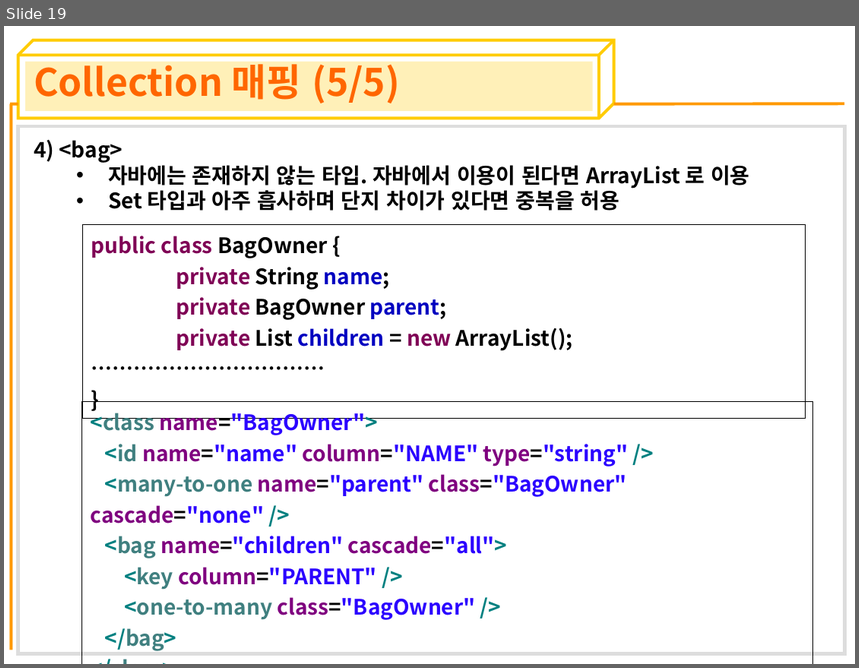
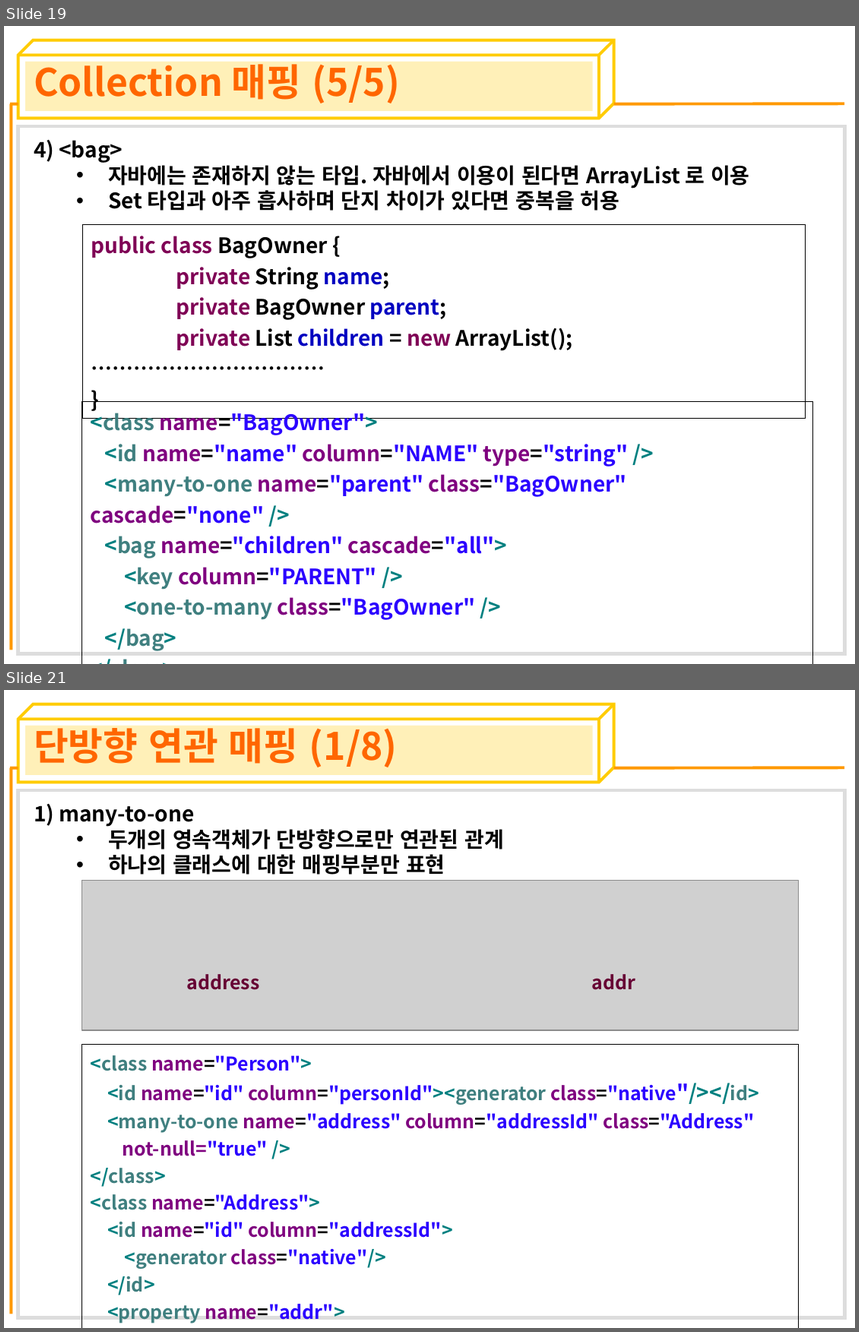
Before and after one commit to crazyjin7/sds-java-framework, a slide deck: FrameworkWeb/doc/PPT/08장_ORMapping.ppt. Shown one above the other, each under a label of ours: slide 19 before the commit, slides 19 and 21 after it; the slides between them are not shown. The pictures are 859x668 and 859x1332 pixels, drawn with LibreOffice and Linux fonts; fonts in the diff are those of the drawing; grey boxes stand for pictures. Boxes give left, top, right and bottom in pixels: in the first picture for what was removed or moved away, otherwise in the second. Text is boxed around its words. In the diff, an @@ line names an element or a change of style, - is before the commit and + after.

```diff
--- a/FrameworkWeb/doc/PPT/08장_ORMapping.ppt
+++ b/FrameworkWeb/doc/PPT/08장_ORMapping.ppt
@@ slide 21 added at [4,690,855,1328], background #FFFFFF; not listed: 6 template elements that a slide beside it also shows @@
@@ title added at [34,722,398,768], 32 pt, text #FF6600, bold @@
+단방향 연관 매핑 (1/8)
@@ text added at [34,804,504,875], 18 pt, text #000000, bold @@
+1) many-to-one
+  • 두개의 영속객체가 단방향으로만 연관된 관계
+  • 하나의 클래스에 대한 매핑부분만 표현
@@ picture added at [82,880,799,1030] @@
@@ text added at [186,974,259,990], 16 pt, text #660033, bold @@
+address
@@ text added at [592,974,636,990], 16 pt, text #660033, bold @@
+addr
@@ table added at [82,1045,799,1327], 1 rows, 1 columns @@
+<class name="Person"> / <id name="id" column="personId"><generator class="native"/></id> / <many-to-one name="address" column="addressId" class="Address" not-null="true" /> / </class> / <class name="Address"> / <id name="id" column="addressId"> / <generator class="native"/> / </id> / <property name="addr"> / </class>
```
Also in this commit, not shown: 22 other slides added, 1 other file.
